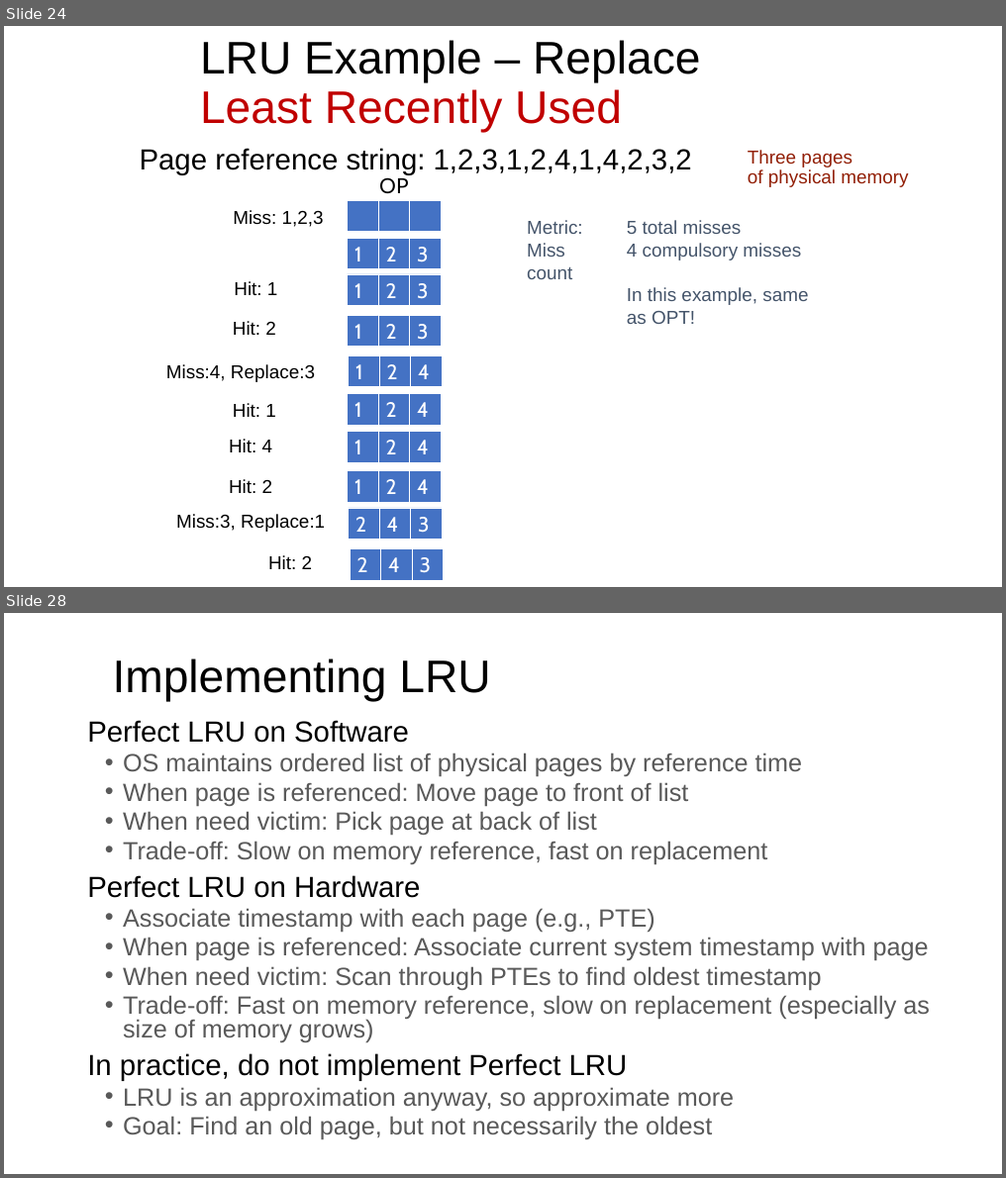
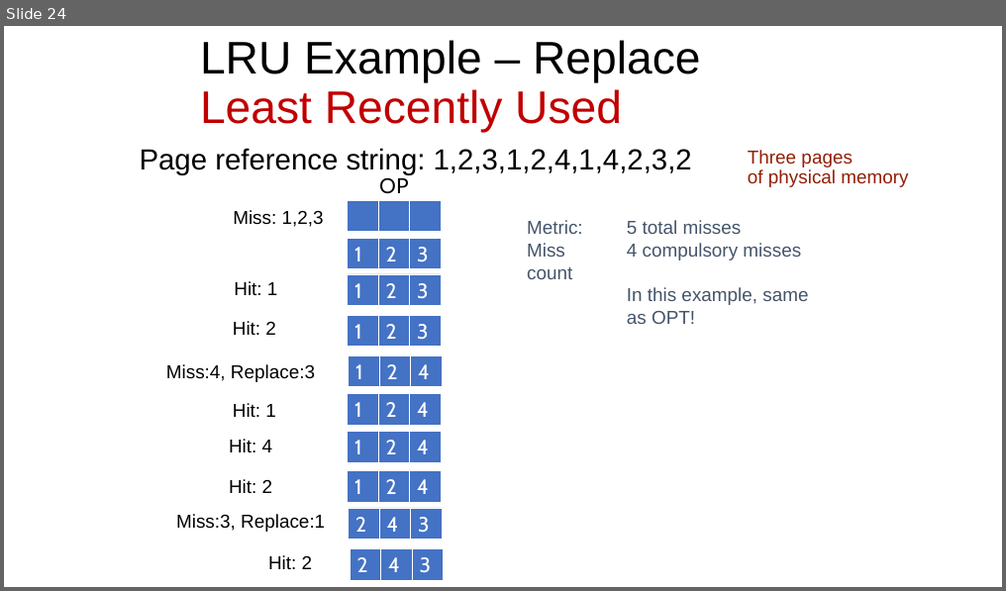
Before and after one commit to ngsrinivas/coursegen, a slide deck: ex/416-F23/staging/416-F23/lectures/08-virtual-memory.pptx. Shown one above the other, each under a label of ours: slides 24 and 28 before the commit, slide 24 after it; the slides between them are not shown. The pictures are 1006x1178 and 1006x591 pixels, drawn with LibreOffice and Linux fonts; fonts in the diff are those of the drawing. Boxes give left, top, right and bottom in pixels: in the first picture for what was removed or moved away, otherwise in the second. Text is boxed around its words. In the diff, an @@ line names an element or a change of style, - is before the commit and + after.

```diff
--- a/ex/416-F23/staging/416-F23/lectures/08-virtual-memory.pptx
+++ b/ex/416-F23/staging/416-F23/lectures/08-virtual-memory.pptx
@@ slide 28 removed at [4, 613, 1002, 1174], background #FFFFFF @@
@@ title removed at [113, 659, 490, 701] @@
-Implementing LRU
@@ text removed at [87, 720, 930, 1140] @@
-Perfect LRU on Software
-  • OS maintains ordered list of physical pages by reference time
-  • When page is referenced: Move page to front of list
-  • When need victim: Pick page at back of list
-  • Trade-off: Slow on memory reference, fast on replacement
-Perfect LRU on Hardware
-  • Associate timestamp with each page (e.g., PTE)
-  • When page is referenced: Associate current system timestamp with page
-  • When need victim: Scan through PTEs to find oldest timestamp
-  • Trade-off: Fast on memory reference, slow on replacement (especially as size of memory grows)
-In practice, do not implement Perfect LRU
-  • LRU is an approximation anyway, so approximate more
-  • Goal: Find an old page, but not necessarily the oldest
```
Also in this commit, not shown: 18 other slides removed, 7 other files.
